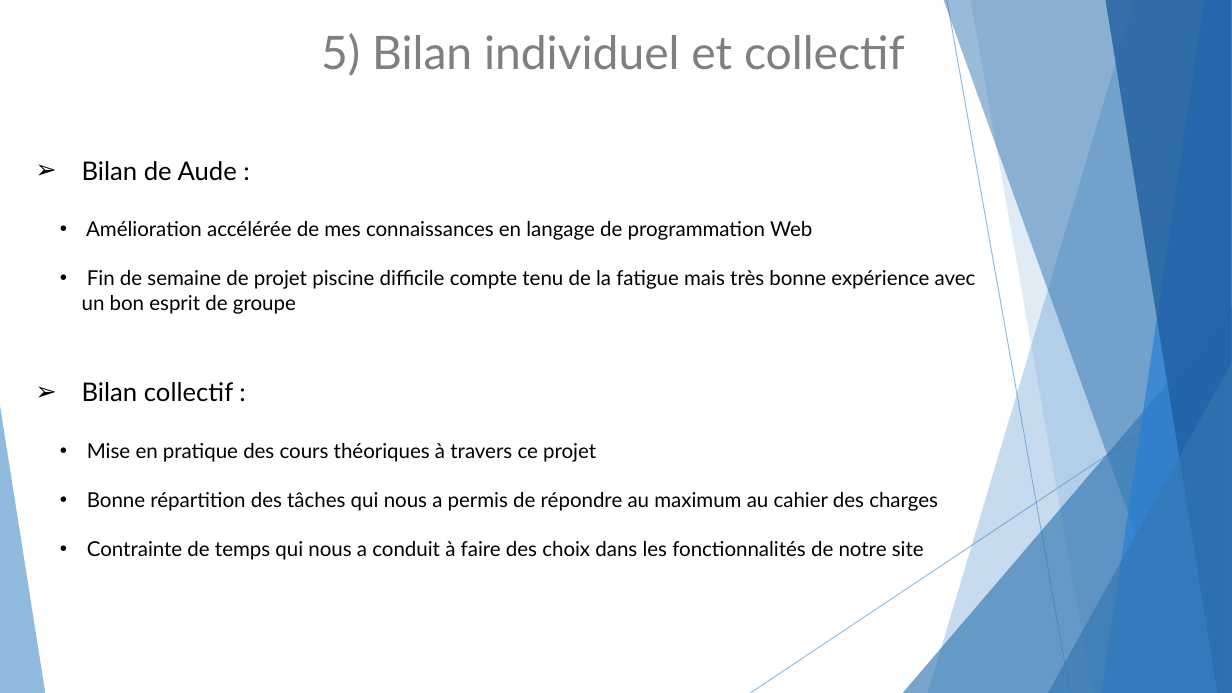
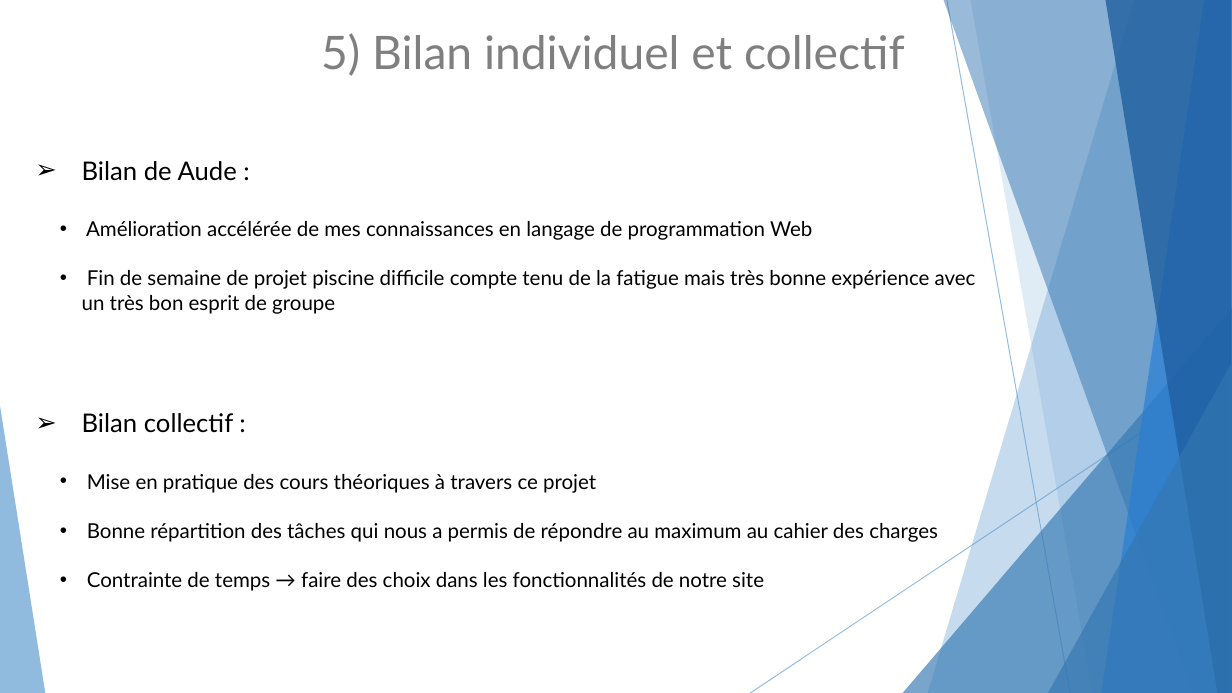
Before and after one commit to HugoFerreiraDosSantos/Projet-Piscine, a slide deck: slide 11 of Oral 05-05.pptx. Drawn at 1232x693 pixels with LibreOffice and Linux fonts; fonts in the diff are those of the drawing. Boxes give left, top, right and bottom in pixels: in the first picture for what was removed or moved away, otherwise in the second. Text is boxed around its words. In the diff, an @@ line names an element or a change of style, - is before the commit and + after.

```diff
--- a/Oral 05-05.pptx
+++ b/Oral 05-05.pptx
@@ text at (82, 270, 976, 314): text changed @@
-  • Fin de semaine de projet piscine difficile compte tenu de la fatigue mais très bonne expérience avec un bon esprit de groupe
+  • Fin de semaine de projet piscine difficile compte tenu de la fatigue mais très bonne expérience avec un très bon esprit de groupe
@@ text at (87, 572, 764, 591): text changed @@
-  • Contrainte de temps qui nous a conduit à faire des choix dans les fonctionnalités de notre site
+  • Contrainte de temps → faire des choix dans les fonctionnalités de notre site
```
Also in this commit, not shown: 6 other slides changed, 1 other file.
